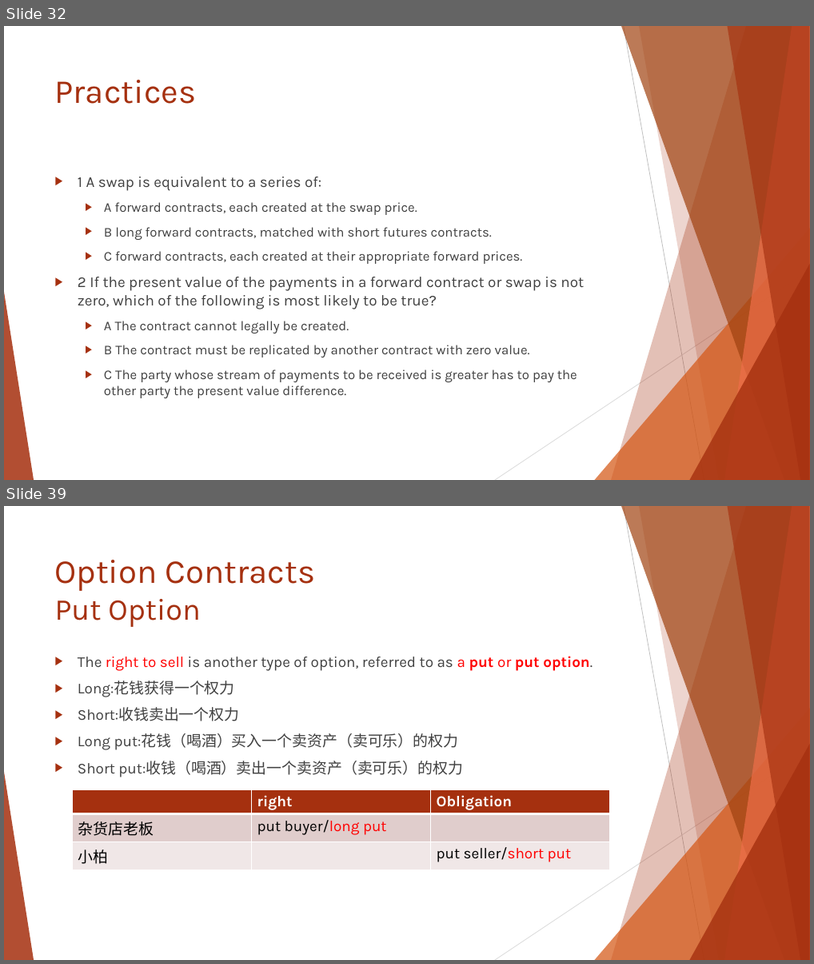
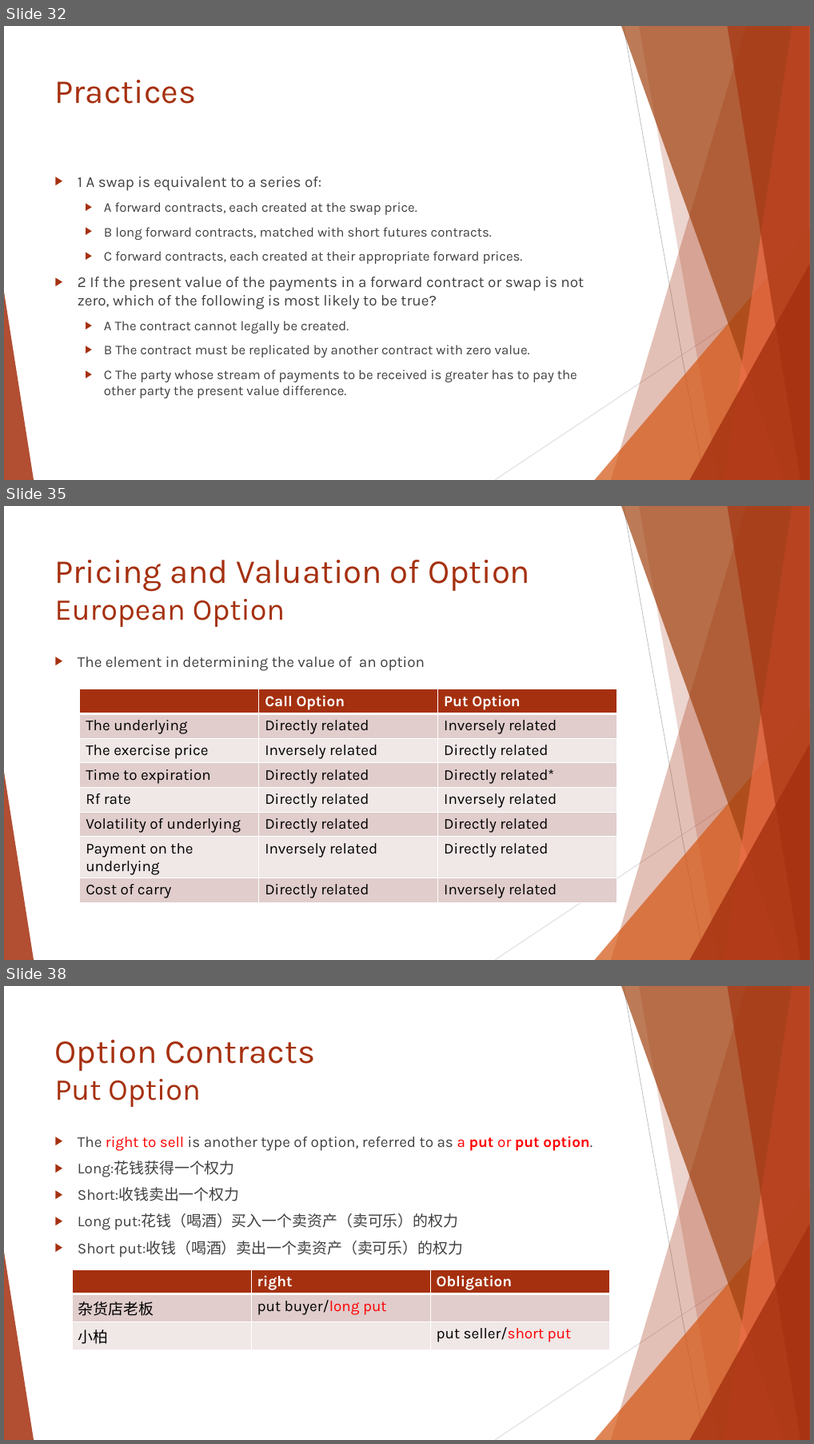
Before and after one commit to Isco0530/data, a slide deck: Reading 46.pptx. Shown one above the other, each under a label of ours: slides 32 and 39 before the commit, slides 32, 35 and 38 after it; the slides between them are not shown. The pictures are 814x964 and 814x1444 pixels, drawn with LibreOffice and Linux fonts; fonts in the diff are those of the drawing. Boxes give left, top, right and bottom in pixels: in the first picture for what was removed or moved away, otherwise in the second. Text is boxed around its words. In the diff, an @@ line names an element or a change of style, - is before the commit and + after.

```diff
--- a/Reading 46.pptx
+++ b/Reading 46.pptx
@@ slide 35 added at (4,506,810,960), background #FFFFFF; not listed: 10 template elements that a slide beside it also shows @@
@@ title added at (55,560,530,627), 40 pt, text #A5300F @@
+Pricing and Valuation of Option
+European Option
@@ text added at (78,656,425,671), 18 pt, text #404040 @@
+▶ The element in determining the value of an option
@@ table added at (80,689,617,904), 8 rows, 3 columns @@
+ | Call Option | Put Option
+The underlying | Directly related | Inversely related
+The exercise price | Inversely related | Directly related
+Time to expiration | Directly related | Directly related*
+Rf rate | Directly related | Inversely related
+Volatility of underlying | Directly related | Directly related
+Payment on the underlying | Inversely related | Directly related
+Cost of carry | Directly related | Inversely related
@@ what was slide 39 is now slide 38 @@
```
Also in this commit, not shown: 3 slides changed, 1 other slide added, 3 slides removed.
